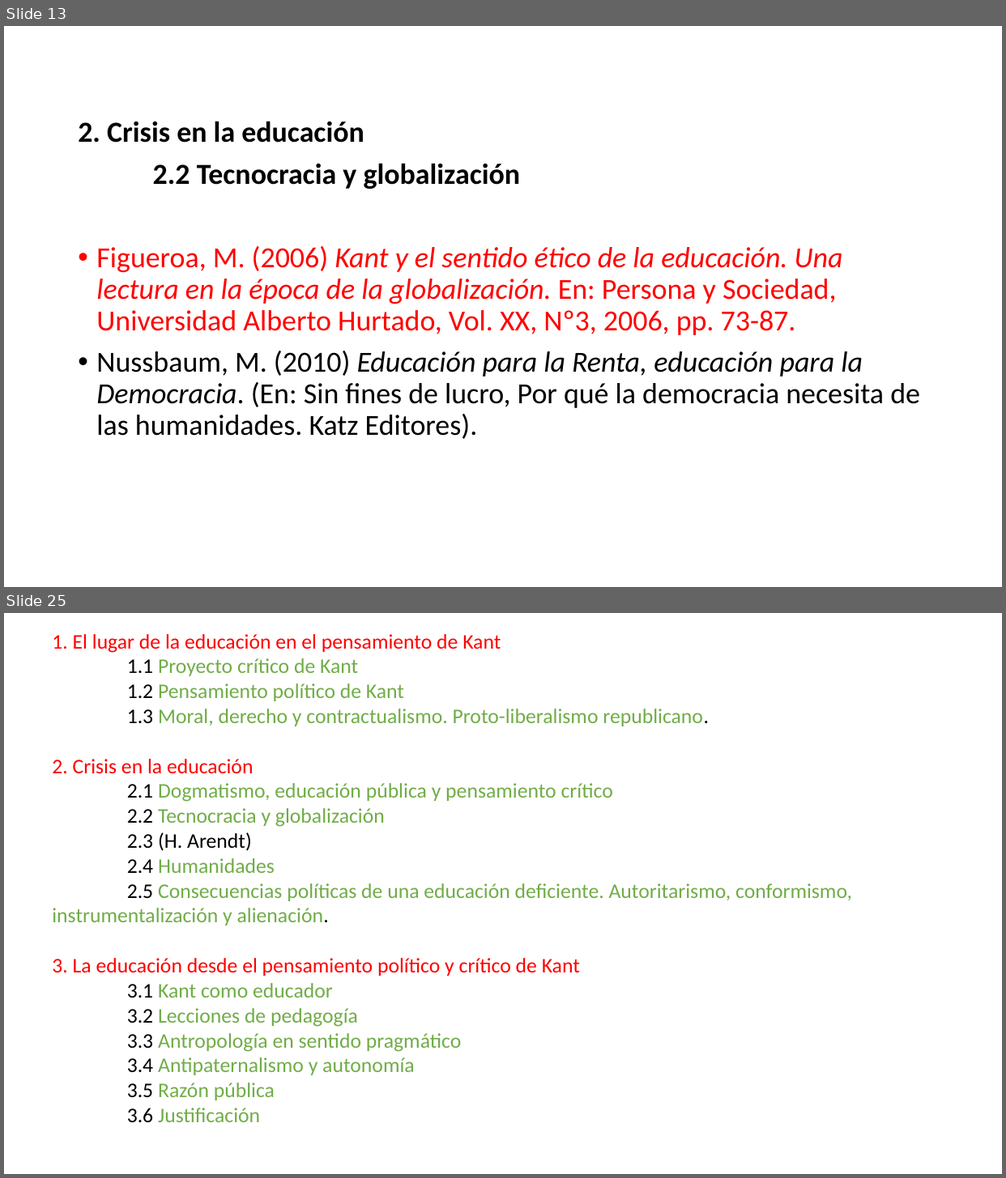
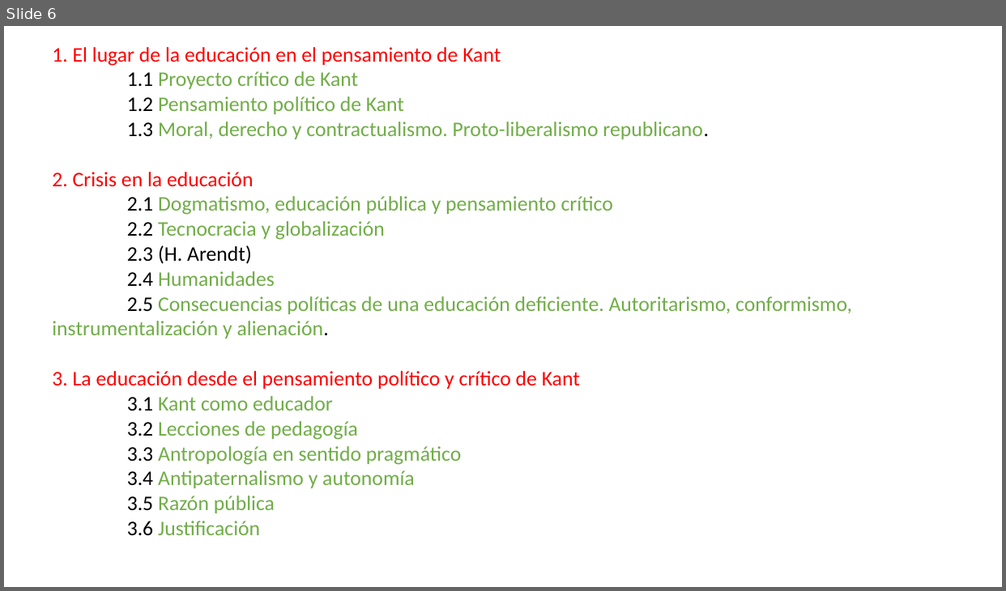
Before and after one commit to zaboltar/zaboltar.github.io, a slide deck: assets uarm/2023 2 UarmPCrit/tesis docs/esquema tesis expo.pptx. Shown one above the other, each under a label of ours: slides 13 and 25 before the commit, slide 6 after it; the slides between them are not shown. The pictures are 1006x1178 and 1006x591 pixels, drawn with LibreOffice and Linux fonts; fonts in the diff are those of the drawing. Boxes give left, top, right and bottom in pixels: in the first picture for what was removed or moved away, otherwise in the second. Text is boxed around its words. In the diff, an @@ line names an element or a change of style, - is before the commit and + after.

```diff
--- a/assets uarm/2023 2 UarmPCrit/tesis docs/esquema tesis expo.pptx
+++ b/assets uarm/2023 2 UarmPCrit/tesis docs/esquema tesis expo.pptx
@@ slide 13 removed at [4, 26, 1002, 587], background #FFFFFF @@
@@ text removed at [78, 121, 920, 439] @@
-2. Crisis en la educación
-2.2 Tecnocracia y globalización
-• Figueroa, M. (2006) Kant y el sentido ético de la educación. Una lectura en la época de la globalización. En: Persona y Sociedad, Universidad Alberto Hurtado, Vol. XX, Nº3, 2006, pp. 73-87.
-• Nussbaum, M. (2010) Educación para la Renta, educación para la Democracia. (En: Sin fines de lucro, Por qué la democracia necesita de las humanidades. Katz Editores).
@@ what was slide 25 is now slide 6 @@
```
Also in this commit, not shown: 4 slides changed, 1 slide added, 20 other slides removed, 22 other files.
